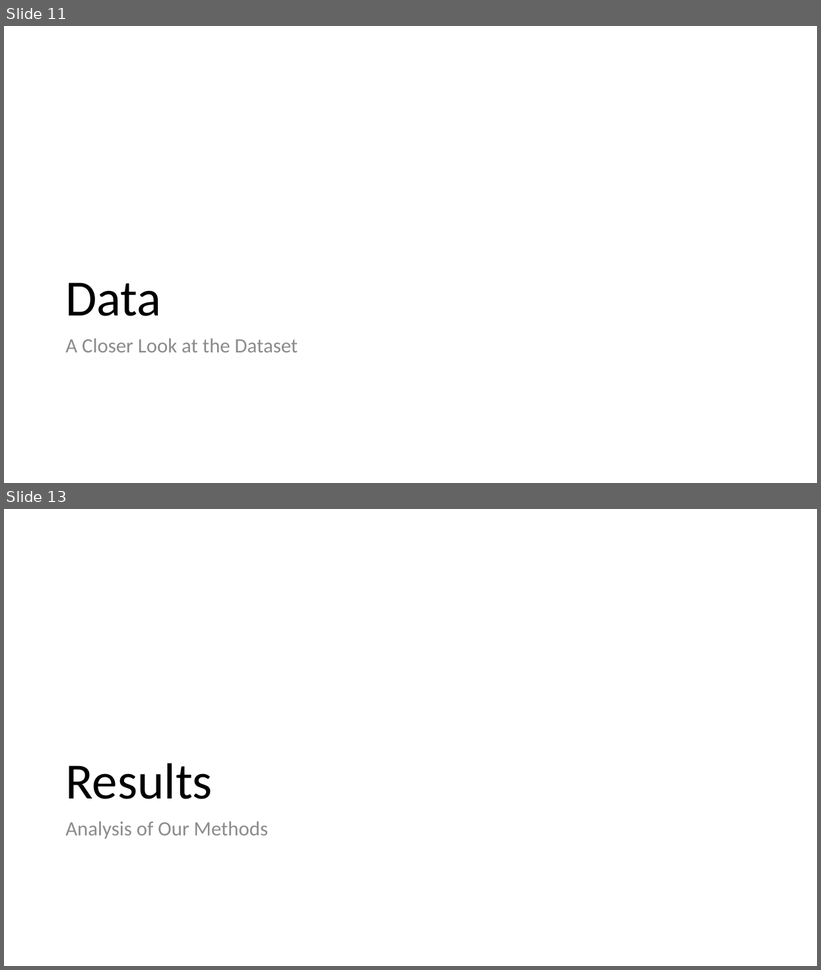
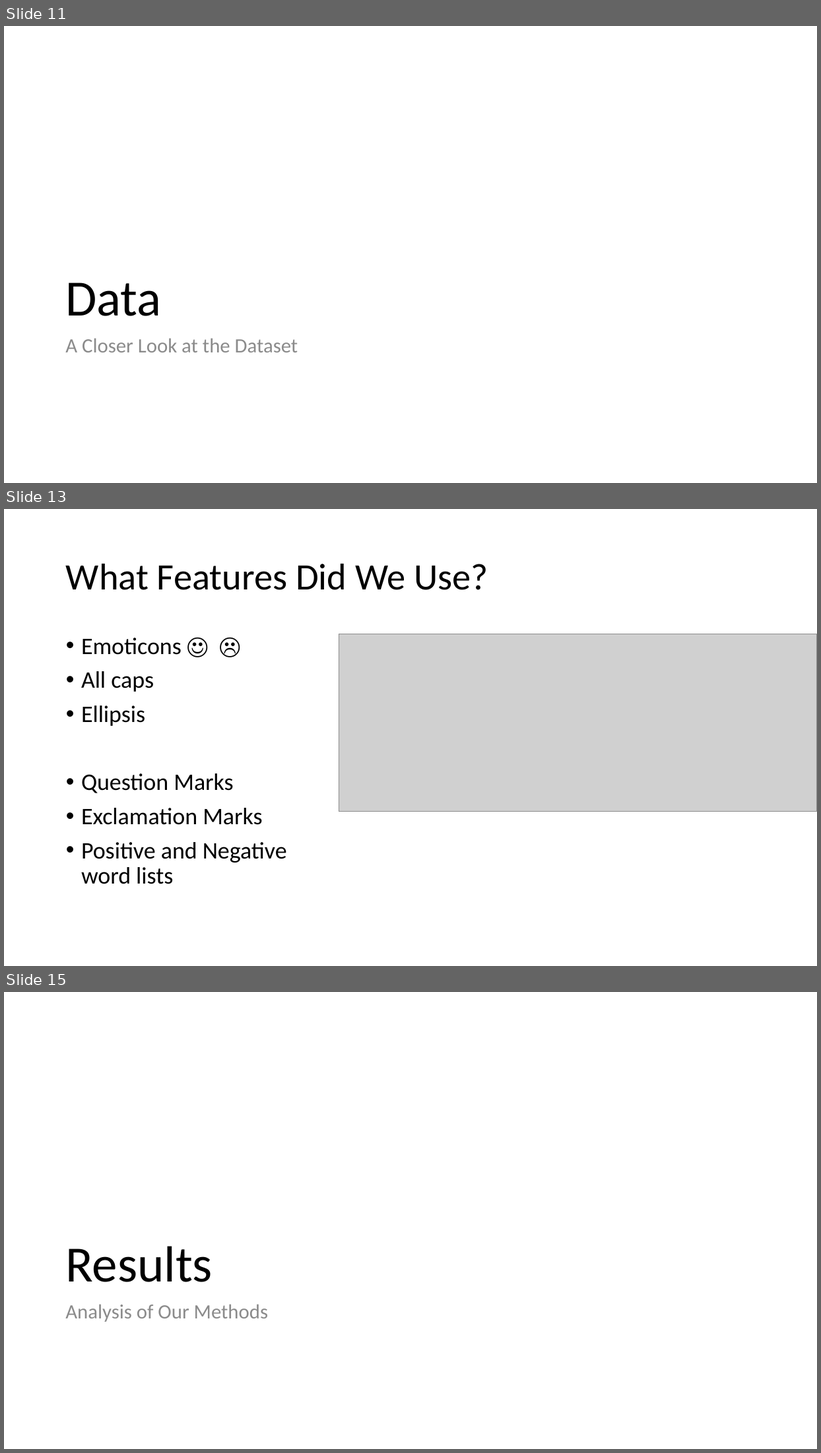
Before and after one commit to uabinf/nlp-group-project-2018-stephen-and-ramiz, a slide deck: presentation/Sentiment Analysis Using a Deep Neural Network.pptx. Shown one above the other, each under a label of ours: slides 11 and 13 before the commit, slides 11, 13 and 15 after it; the slides between them are not shown. The pictures are 821x970 and 821x1453 pixels, drawn with LibreOffice and Linux fonts; fonts in the diff are those of the drawing; grey boxes stand for pictures. Boxes give left, top, right and bottom in pixels: in the first picture for what was removed or moved away, otherwise in the second. Text is boxed around its words. In the diff, an @@ line names an element or a change of style, - is before the commit and + after.

```diff
--- a/presentation/Sentiment Analysis Using a Deep Neural Network.pptx
+++ b/presentation/Sentiment Analysis Using a Deep Neural Network.pptx
@@ slide 13 added at box(4, 509, 817, 966), background #FFFFFF @@
@@ title added at box(66, 563, 488, 590), 44 pt, text #000000 @@
+What Features Did We Use?
@@ text added at box(81, 638, 287, 885), 28 pt, text #000000 @@
+• Emoticons ☺ ☹
+• All caps
+• Ellipsis
+• Question Marks
+• Exclamation Marks
+• Positive and Negative word lists
@@ picture added at box(339, 634, 817, 812) @@
@@ what was slide 13 is now slide 15 @@
```
Also in this commit, not shown: 1 slide changed, 4 other slides added, 3 slides removed.
